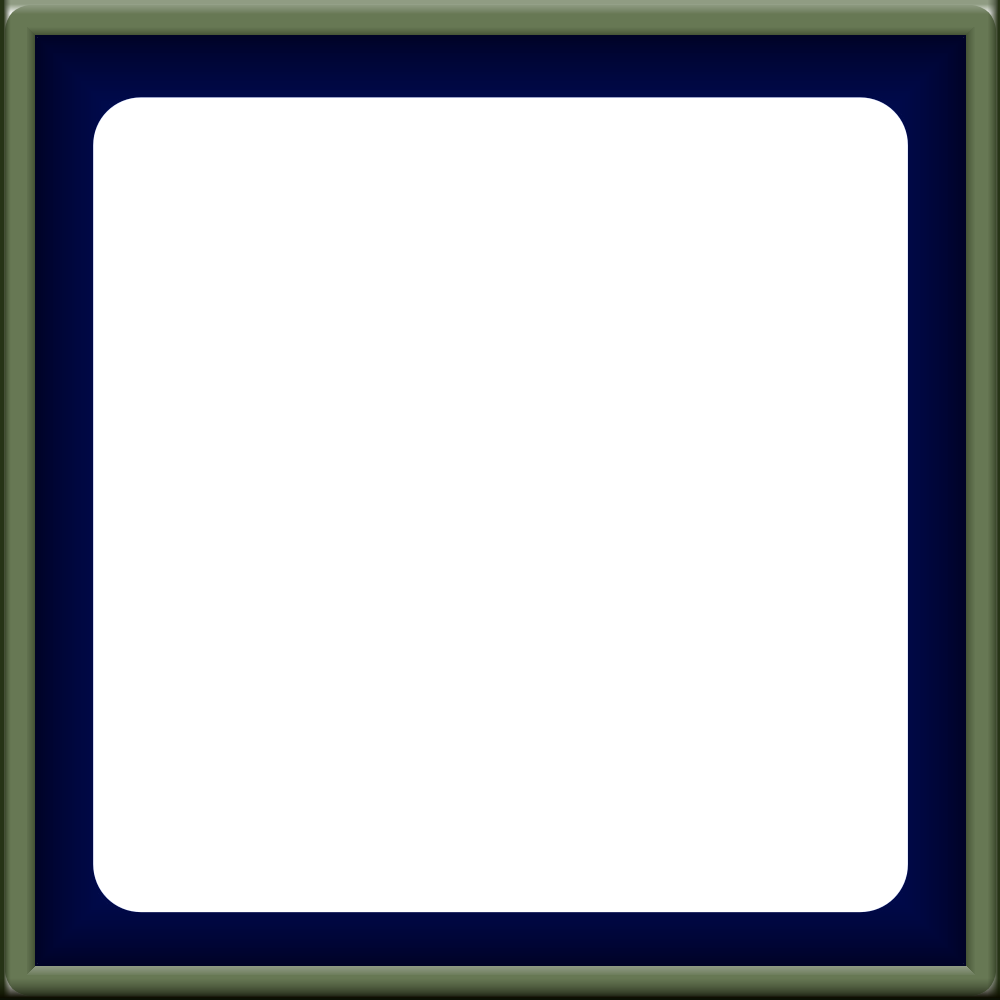
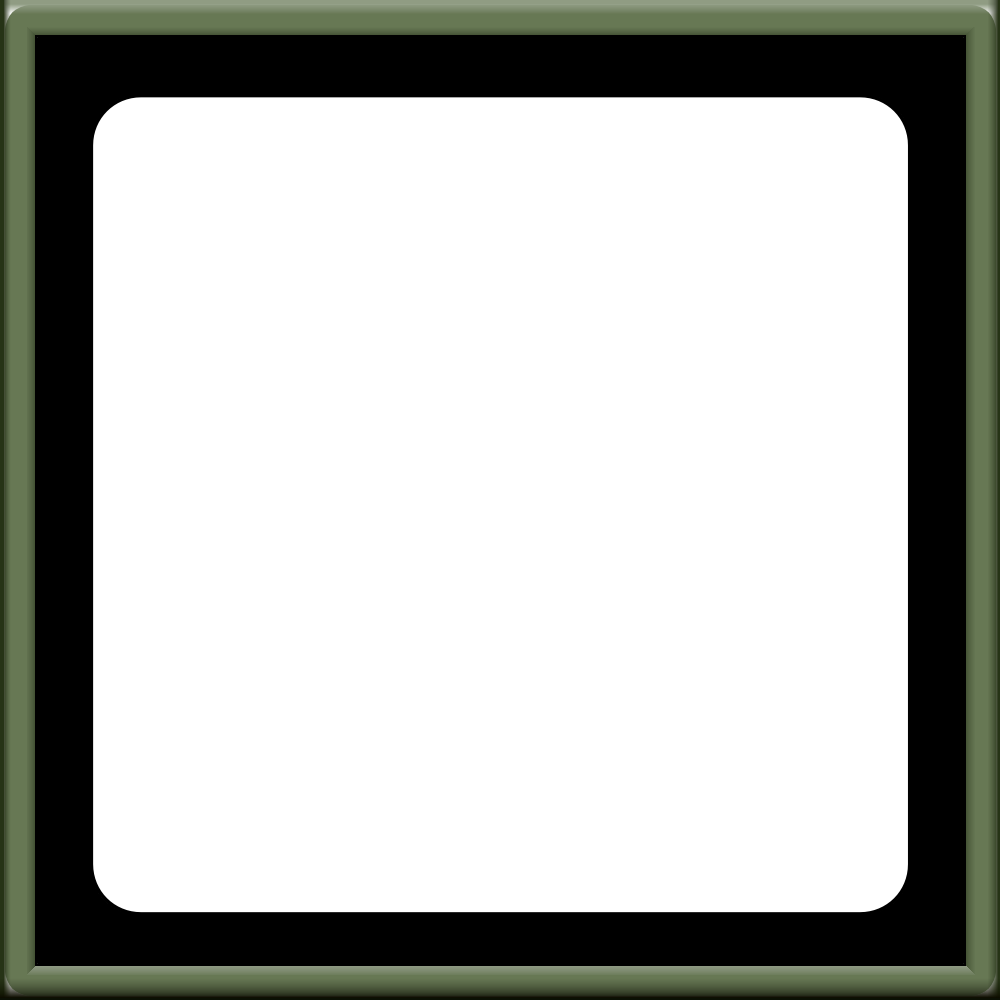
Comparing the layer stacks of the two 1000 x 1000 images. Changes:
painted on "Layer 6" over [35, 35, 966, 966]
hid "Layer 5" over [35, 35, 966, 966]
